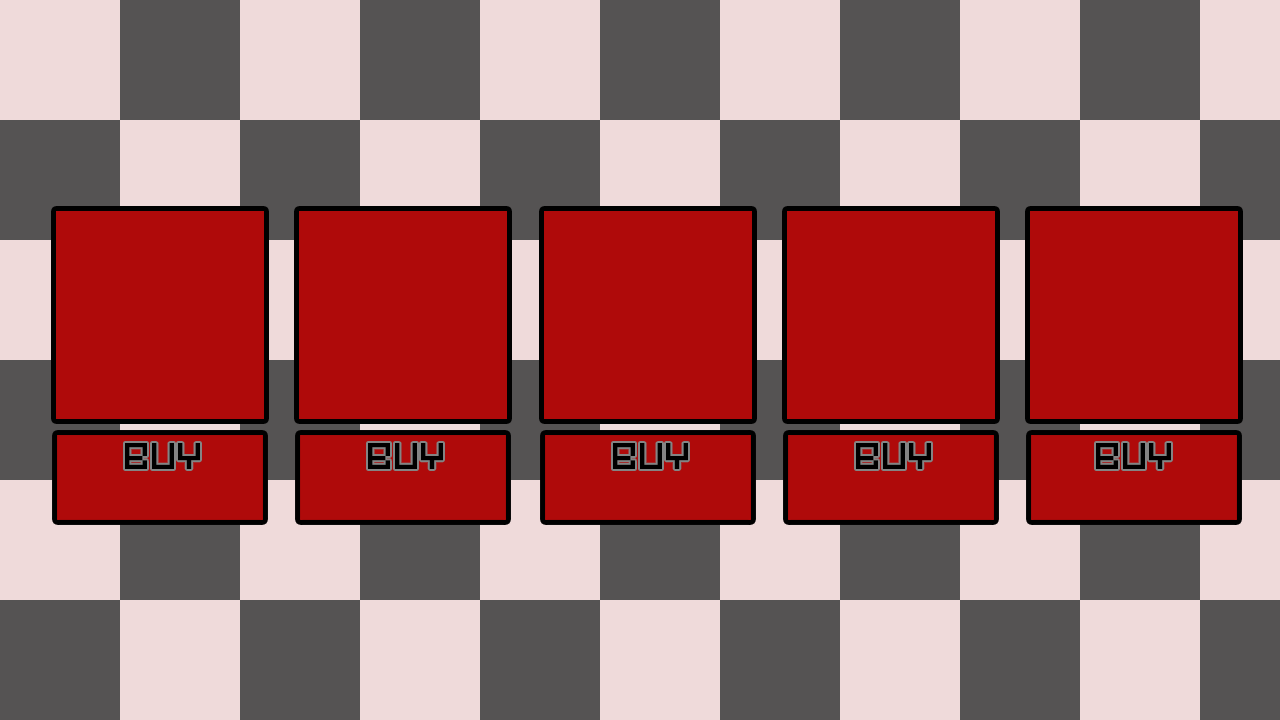
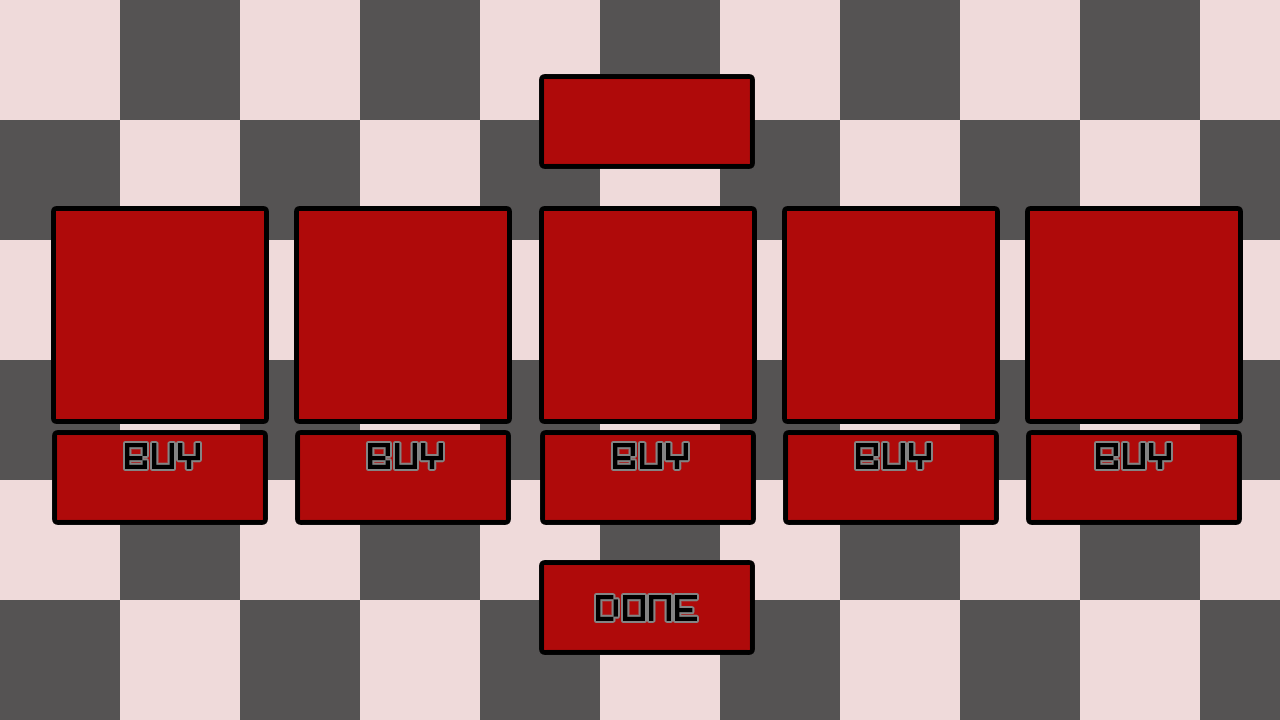
Comparing the layer stacks of the two (1280, 720) images. Changes:
added layer "DONE" above "Layer 1 copy 7" over 596, 595, 697, 621
added layer "Layer 1 copy 7" above "BUY copy 4" over 539, 560, 755, 655
added layer "Layer 1 copy 5" above "Layer 1 copy 4" over 539, 74, 755, 169
